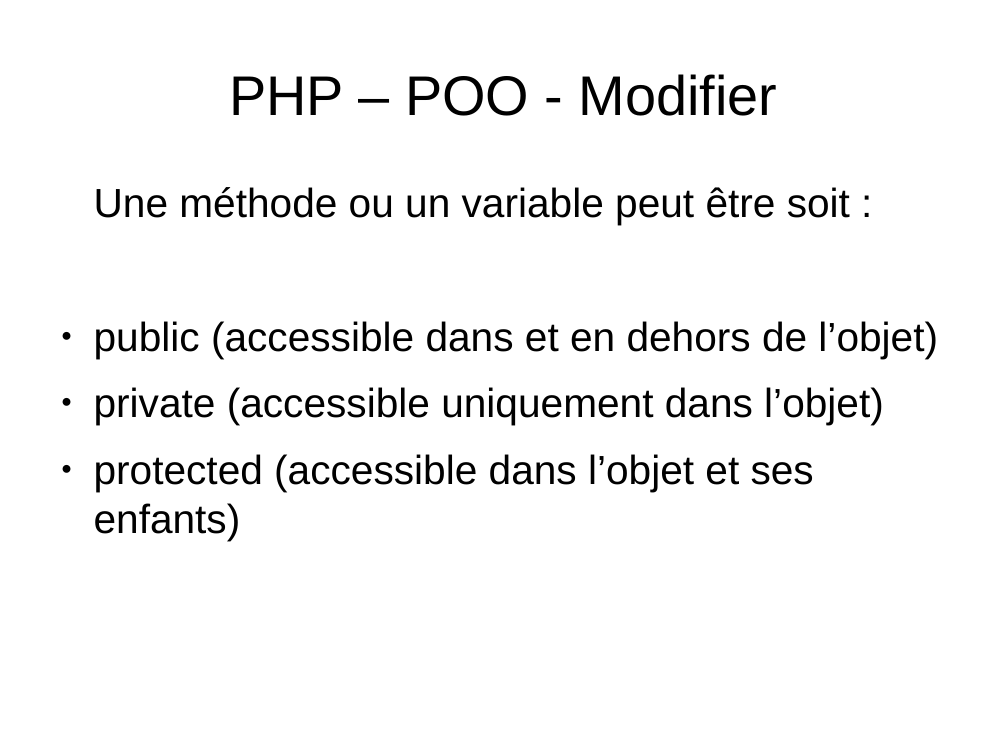
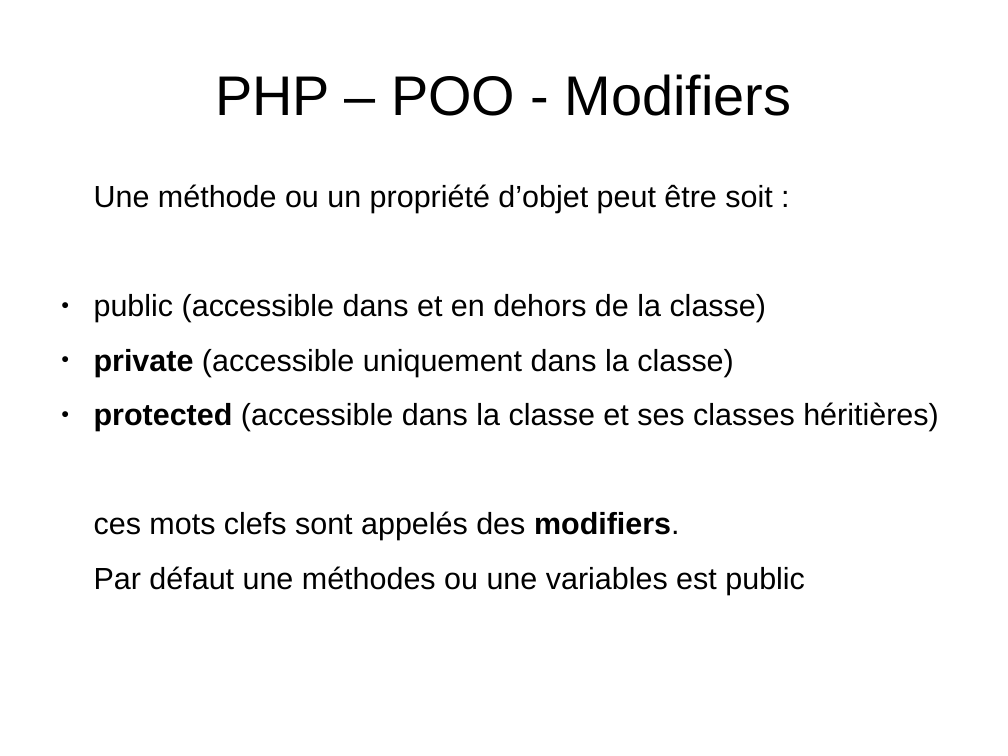
Before and after one commit to NicoM88/formation, a slide deck: slide 25 of PHP/formation.odp (slide 26 before the commit). Drawn at 1008x756 pixels with LibreOffice and Linux fonts; fonts in the diff are those of the drawing. Boxes give left, top, right and bottom in pixels: in the first picture for what was removed or moved away, otherwise in the second. Text is boxed around its words. In the diff, an @@ line names an element or a change of style, - is before the commit and + after.

```diff
--- a/PHP/formation.odp
+++ b/PHP/formation.odp
@@ title at (215, 74, 792, 116): text changed @@
-PHP – POO - Modifier
+PHP – POO - Modifiers
@@ text at (94, 184, 938, 595): text changed; size 32 to 24 pt @@
-Une méthode ou un variable peut être soit :
-● public (accessible dans et en dehors de l’objet)
-● private (accessible uniquement dans l’objet)
-● protected (accessible dans l’objet et ses enfants)
+Une méthode ou un propriété d’objet peut être soit :
+● public (accessible dans et en dehors de la classe)
+● private (accessible uniquement dans la classe)
+● protected (accessible dans la classe et ses classes héritières)
+ces mots clefs sont appelés des modifiers.
+Par défaut une méthodes ou une variables est public
```
Also in this commit, not shown: 21 other slides changed, 2 slides added, 3 slides removed, 4 other files.
